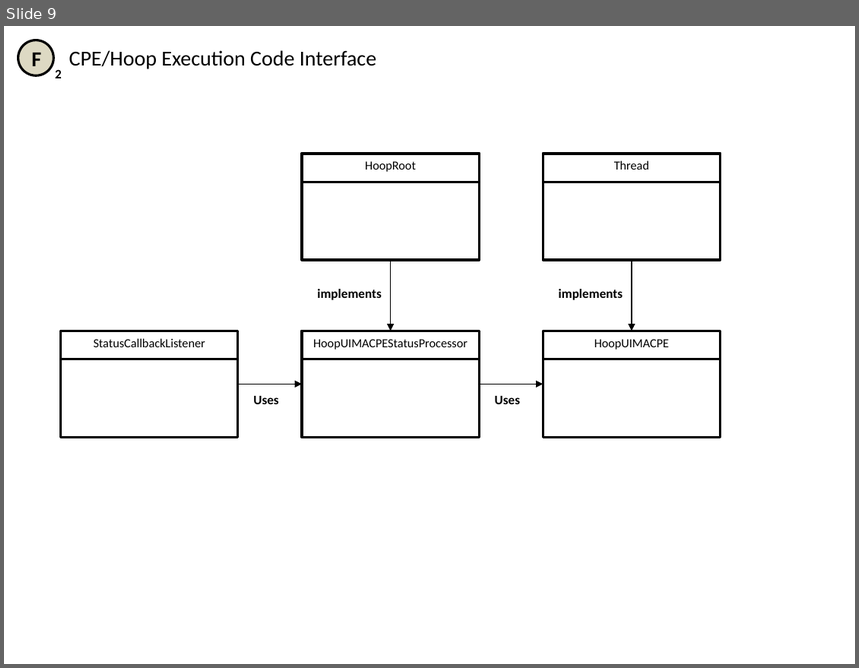
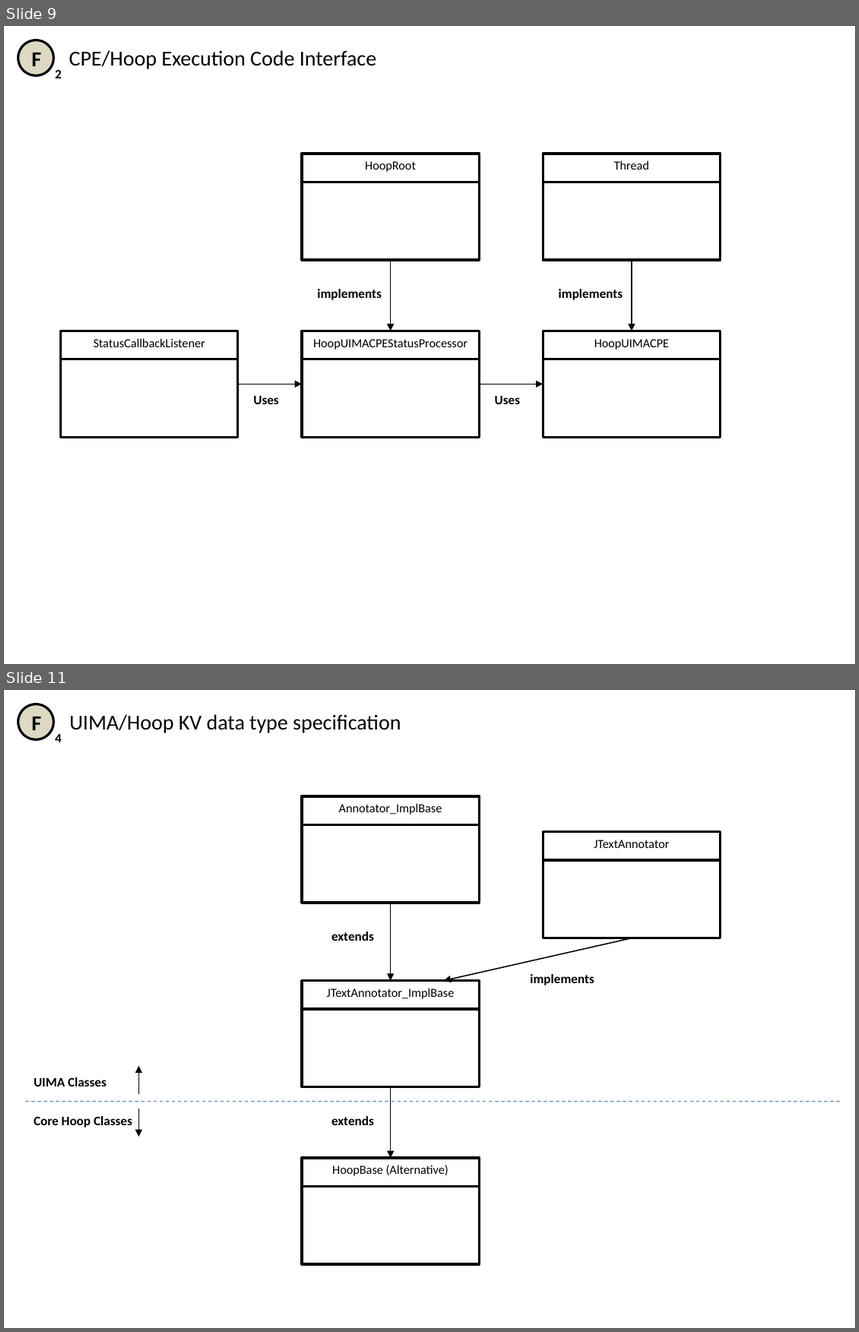
Before and after one commit to Mindtoeye/Hoop, a slide deck: Resources/Documentation/UML+DomainModels.pptx. Shown one above the other, each under a label of ours: slide 9 before the commit, slides 9 and 11 after it; the slides between them are not shown. The pictures are 859x668 and 859x1332 pixels, drawn with LibreOffice and Linux fonts; fonts in the diff are those of the drawing. Boxes give left, top, right and bottom in pixels: in the first picture for what was removed or moved away, otherwise in the second. Text is boxed around its words. In the diff, an @@ line names an element or a change of style, - is before the commit and + after.

Commit message:
Lots of cleanup so that the repository doesn't foul up. Finished a proper version of the Hoop/UIMA UML. Started the construction of Weka support as an analyze hoop

```diff
--- a/Resources/Documentation/UML+DomainModels.pptx
+++ b/Resources/Documentation/UML+DomainModels.pptx
@@ slide 11 added at (4, 690, 855, 1328), background #FFFFFF @@
@@ ellipse added at (18, 704, 54, 740), fill #DDD9C3, outline #000000 2 pt, 18 pt, text #000000, bold @@
+F
@@ text added at (55, 734, 62, 742), 11 pt, text #000000, bold @@
+4
@@ text added at (69, 714, 401, 733), 18 pt, text #000000 @@
+UIMA/Hoop KV data type specification
@@ rectangle added at (302, 796, 479, 903), fill #FFFFFF, outline #000000 2 pt @@
@@ rectangle added at (302, 796, 479, 825), outline #000000 2 pt @@
@@ text added at (339, 803, 443, 815), 10.5 pt, text #000000 @@
+Annotator_ImplBase
@@ rectangle added at (543, 832, 720, 939), fill #FFFFFF, outline #000000 2 pt @@
@@ rectangle added at (543, 832, 720, 860), outline #000000 2 pt @@
@@ text added at (594, 840, 669, 848), 10.5 pt, text #000000 @@
+JTextAnnotator
@@ arrow added from (390, 903) to (390, 981), #000000 1 pt @@
@@ text added at (332, 932, 374, 941), 11 pt, text #000000, bold @@
+extends
@@ arrow added from (633, 939) to (444, 981), #000000 1 pt @@
@@ rectangle added at (302, 981, 479, 1087), fill #FFFFFF, outline #000000 2 pt @@
@@ rectangle added at (302, 981, 479, 1009), outline #000000 2 pt @@
@@ text added at (530, 974, 595, 986), 11 pt, text #000000, bold @@
+implements
@@ text added at (327, 988, 455, 999), 10.5 pt, text #000000 @@
+JTextAnnotator_ImplBase
@@ arrow added from (139, 1094) to (139, 1066), #000000 1 pt @@
@@ text added at (34, 1078, 107, 1087), 11 pt, text #000000, bold @@
+UIMA Classes
@@ arrow added from (390, 1087) to (390, 1158), #000000 1 pt @@
@@ line added from (25, 1101) to (841, 1101), #4B7EBC 0.75 pt dashed @@
@@ text added at (34, 1116, 132, 1128), 11 pt, text #000000, bold @@
+Core Hoop Classes
@@ arrow added from (139, 1109) to (139, 1137), #000000 1 pt @@
@@ text added at (332, 1116, 374, 1125), 11 pt, text #000000, bold @@
+extends
@@ rectangle added at (302, 1158, 479, 1265), fill #FFFFFF, outline #000000 2 pt @@
@@ rectangle added at (302, 1158, 479, 1186), outline #000000 2 pt @@
@@ text added at (332, 1165, 449, 1176), 10.5 pt, text #000000 @@
+HoopBase (Alternative)
```
Also in this commit, not shown: 3 slides changed, 8 other files.
